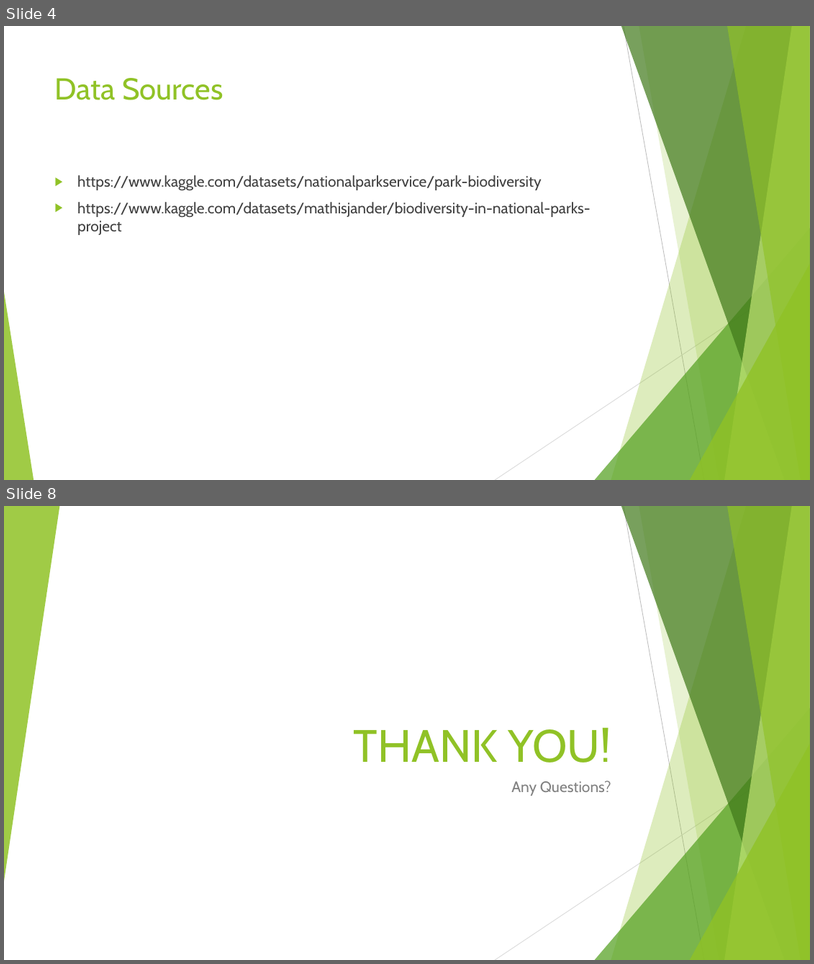
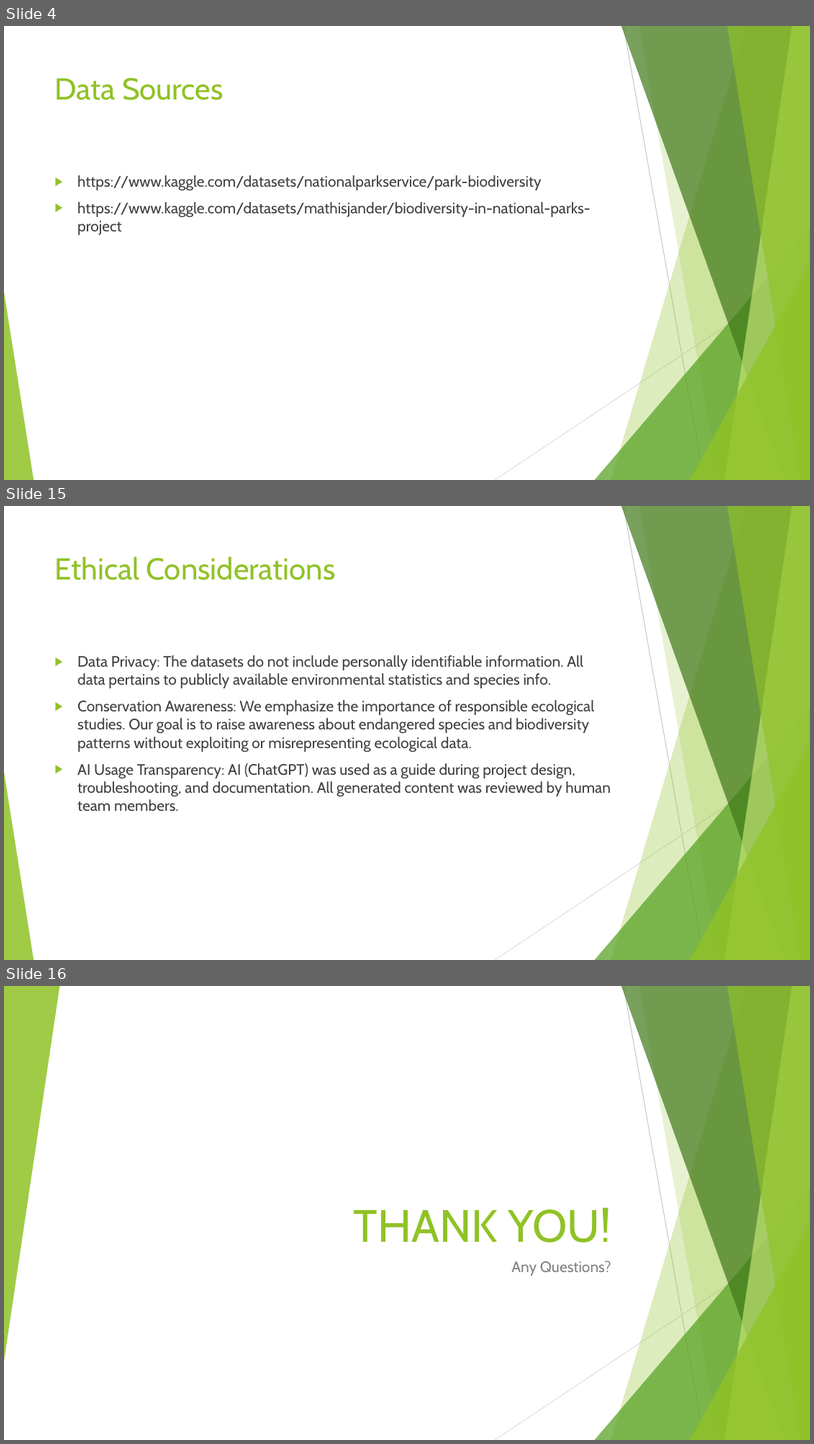
Before and after one commit to mrbowman86/data-engineering-project, a slide deck: National_Parks_PowerPoint.pptx. Shown one above the other, each under a label of ours: slides 4 and 8 before the commit, slides 4, 15 and 16 after it; the slides between them are not shown. The pictures are 814x964 and 814x1444 pixels, drawn with LibreOffice and Linux fonts; fonts in the diff are those of the drawing. Boxes give left, top, right and bottom in pixels: in the first picture for what was removed or moved away, otherwise in the second. Text is boxed around its words. In the diff, an @@ line names an element or a change of style, - is before the commit and + after.

```diff
--- a/National_Parks_PowerPoint.pptx
+++ b/National_Parks_PowerPoint.pptx
@@ slide 15 added at (x1=4, y1=506, x2=810, y2=960), background #FFFFFF; not listed: 10 template elements that a slide beside it also shows @@
@@ title added at (x1=55, y1=556, x2=336, y2=580), 36 pt, text #90C226 @@
+Ethical Considerations
@@ text added at (x1=77, y1=655, x2=611, y2=811), 18 pt, text #404040 @@
+▶ Data Privacy: The datasets do not include personally identifiable information. All data pertains to publicly available environmental statistics and species info.
+▶ Conservation Awareness: We emphasize the importance of responsible ecological studies. Our goal is to raise awareness about endangered species and biodiversity patterns without exploiting or misrepresenting ecological data.
+▶ AI Usage Transparency: AI (ChatGPT) was used as a guide during project design, troubleshooting, and documentation. All generated content was reviewed by human team members.
@@ what was slide 8 is now slide 16 @@
```
Also in this commit, not shown: 4 slides changed, 7 other slides added.
